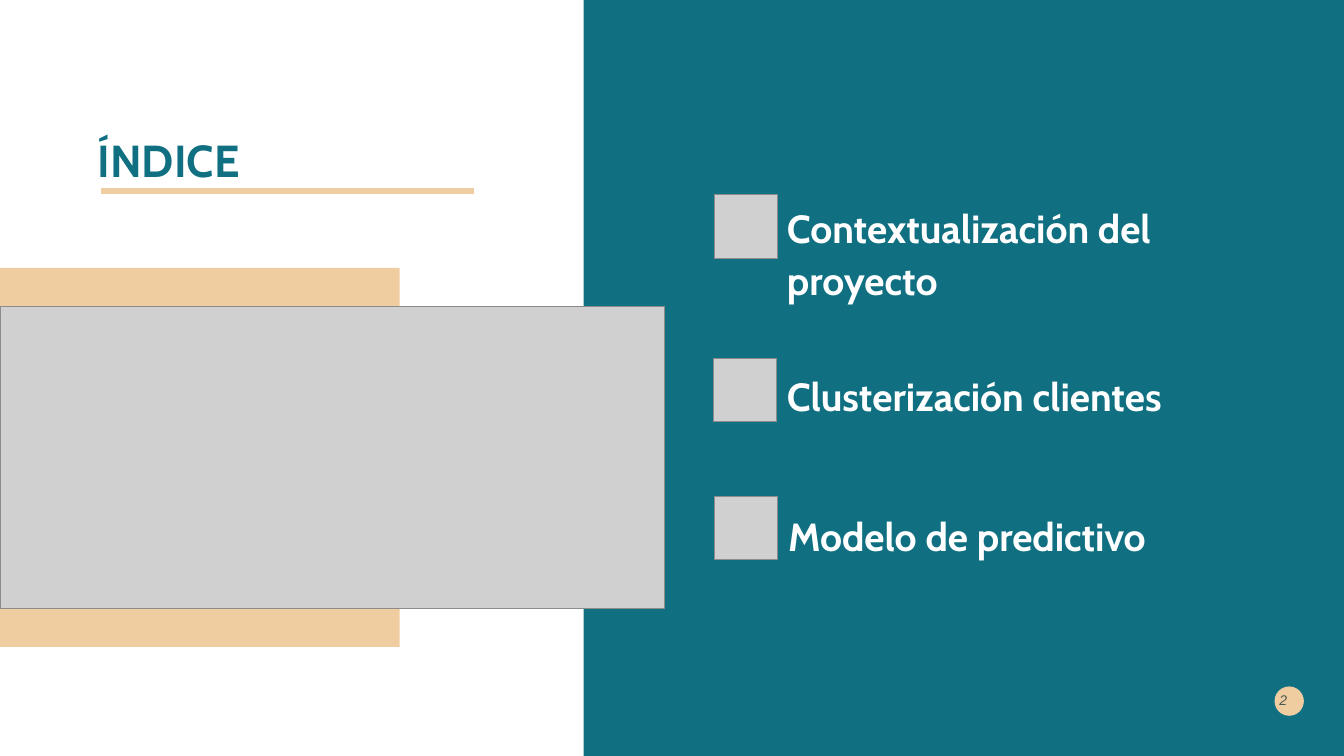
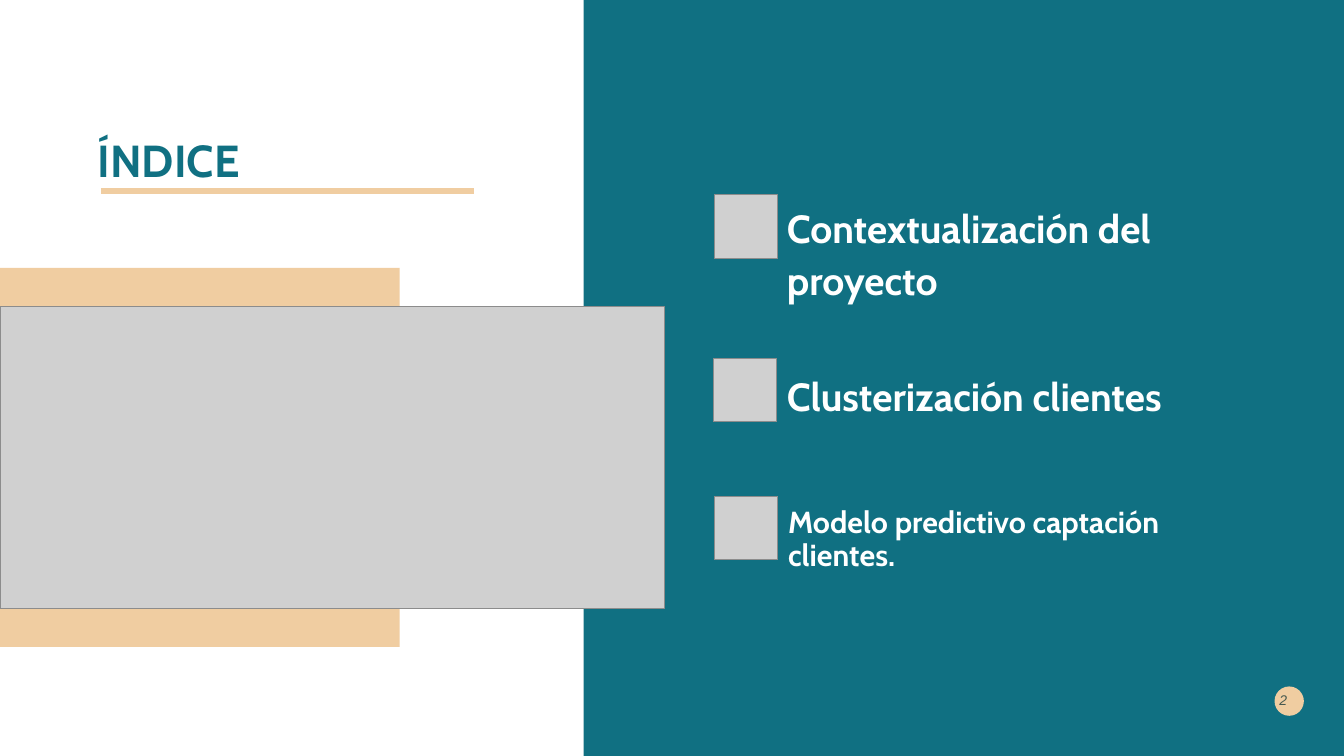
Before and after one commit to ANG112/Proyecto_ML, a slide deck: slide 2 of 00_PROYECTO_ML/Presentacion_proyecto_00.pptx. Drawn at 1344x756 pixels with LibreOffice and Linux fonts; fonts in the diff are those of the drawing; grey boxes stand for pictures. Boxes give left, top, right and bottom in pixels: in the first picture for what was removed or moved away, otherwise in the second. Text is boxed around its words. In the diff, an @@ line names an element or a change of style, - is before the commit and + after.

```diff
--- a/00_PROYECTO_ML/Presentacion_proyecto_00.pptx
+++ b/00_PROYECTO_ML/Presentacion_proyecto_00.pptx
@@ text at bbox=[788, 510, 1159, 567]: text changed; size 28 to 21.7 pt @@
-Modelo de predictivo
+Modelo predictivo captación clientes.
```
Also in this commit, not shown: 2 other slides changed, 2 other files.
